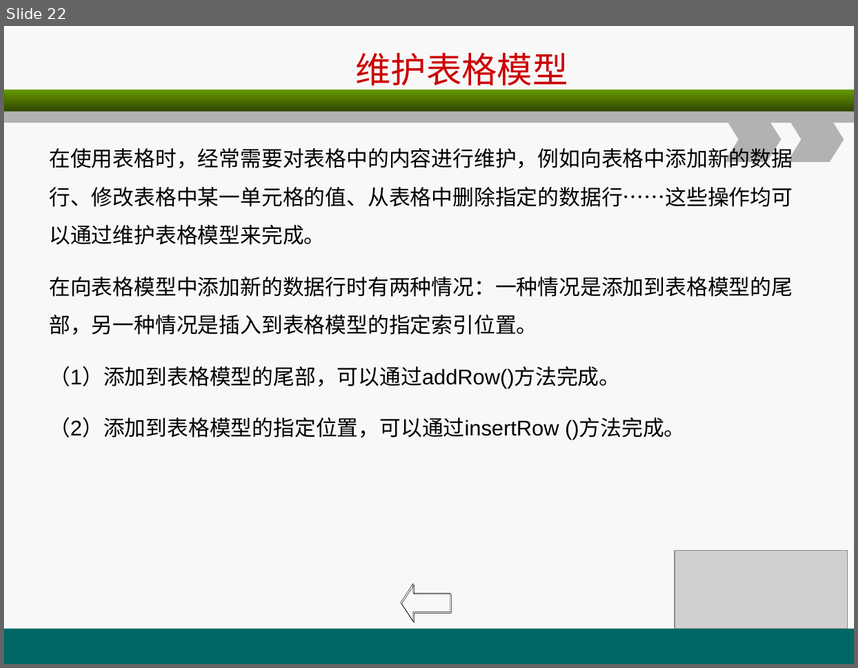
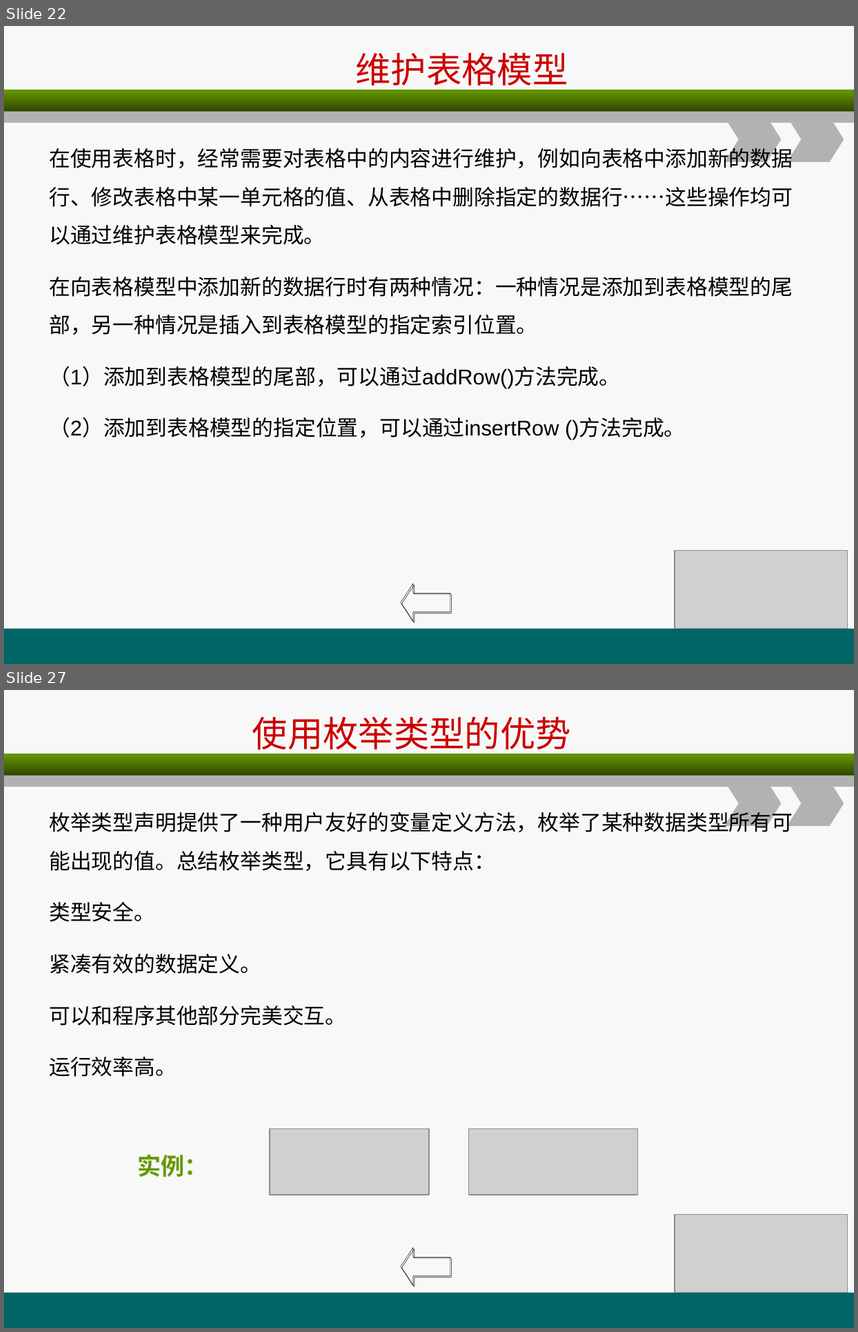
Before and after one commit to christwei/gitDoc, a slide deck: 课件/环宇/javaSE进阶/B1.ppt. Shown one above the other, each under a label of ours: slide 22 before the commit, slides 22 and 27 after it; the slides between them are not shown. The pictures are 858x668 and 858x1332 pixels, drawn with LibreOffice and Linux fonts; fonts in the diff are those of the drawing; grey boxes stand for pictures. Boxes give left, top, right and bottom in pixels: in the first picture for what was removed or moved away, otherwise in the second. Text is boxed around its words. In the diff, an @@ line names an element or a change of style, - is before the commit and + after.

```diff
--- a/课件/环宇/javaSE进阶/B1.ppt
+++ b/课件/环宇/javaSE进阶/B1.ppt
@@ slide 27 added at [4,690,854,1328], background #F8F8F8; not listed: 5 template elements that a slide beside it also shows @@
@@ title added at [252,716,571,756], 30 pt, text #CC0000 @@
+使用枚举类型的优势
@@ text added at [49,809,793,1076], 18 pt, text #000000 @@
+枚举类型声明提供了一种用户友好的变量定义方法，枚举了某种数据类型所有可能出现的值。总结枚举类型，它具有以下特点：
+类型安全。
+紧凑有效的数据定义。
+可以和程序其他部分完美交互。
+运行效率高。
@@ picture added at [270,1129,429,1195] @@
@@ picture added at [469,1129,638,1195] @@
@@ text added at [137,1154,208,1176], 20 pt, text #669900, bold @@
+实例：
@@ picture added at [675,1214,848,1292] @@
@@ left arrow added at [401,1248,450,1285], outline #000000 0.26 pt @@
```
Also in this commit, not shown: 1 slide changed, 20 other slides added, 17 other files.
